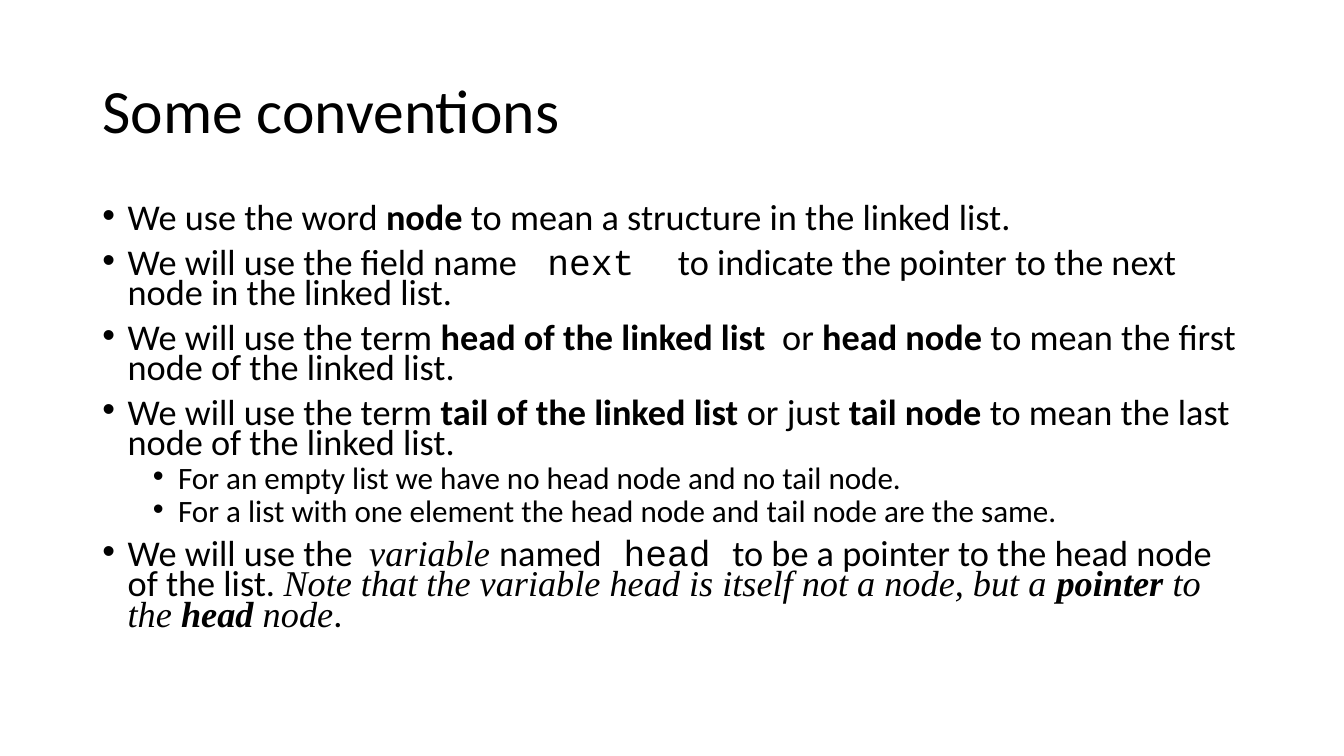
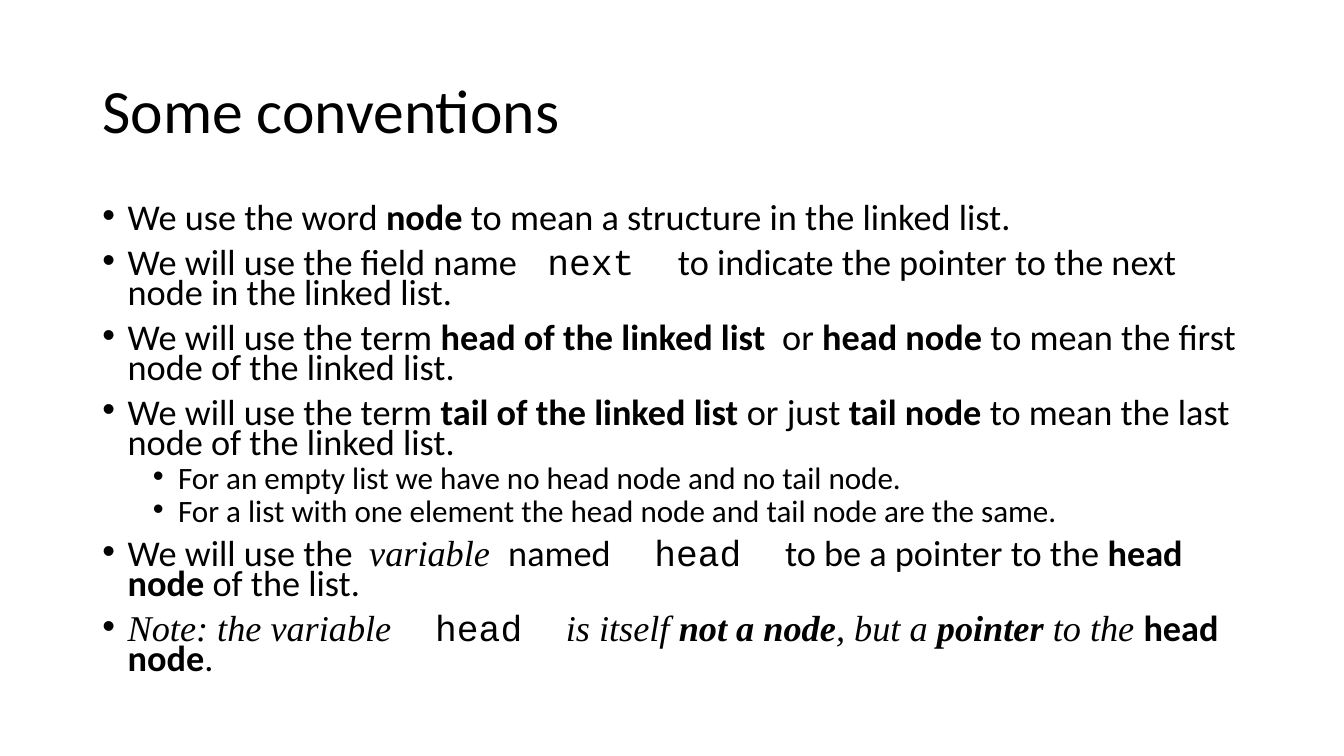
Before and after one commit to rbadrinath/FCP, a slide deck: slide 4 of slides/14-LinkedLists.pptx. Drawn at 1344x756 pixels with LibreOffice and Linux fonts; fonts in the diff are those of the drawing. Boxes give left, top, right and bottom in pixels: in the first picture for what was removed or moved away, otherwise in the second. Text is boxed around its words. In the diff, an @@ line names an element or a change of style, - is before the commit and + after.

```diff
--- a/slides/14-LinkedLists.pptx
+++ b/slides/14-LinkedLists.pptx
@@ text at (128,540,1219,672): text changed; font Times New Roman to Calibri; italic off @@
-• We will use the variable named head to be a pointer to the head node of the list. Note that the variable head is itself not a node, but a pointer to the head node.
+• We will use the variable named head to be a pointer to the head node of the list.
+• Note: the variable head is itself not a node, but a pointer to the head node.
```
Also in this commit, not shown: 1 other slide changed.
